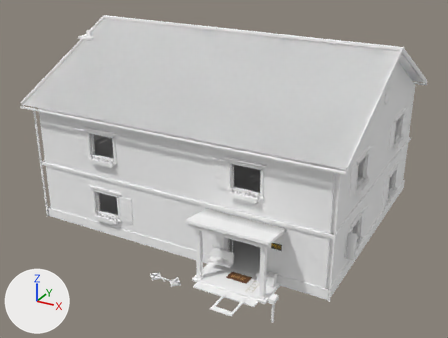
An edit to the glTF model assets/models/buildings/big_house_2.glb, drawn before and after from the same camera.
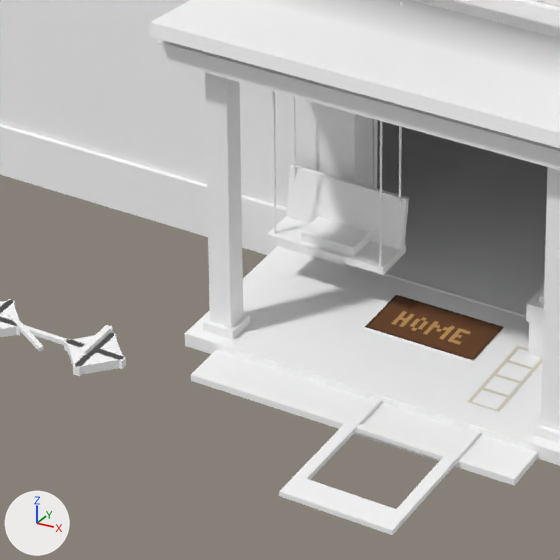
Each version appears first whole from a camera (50 mm lens) standing at (14.19, -26.98, 15.28) and looking at (0.37, -1.86, 2.72), and next in a close-up on the part from 35% to 59% of the width and 64% to 95% of the height. Lighting does not change. The marker at lower left points along +X, +Y and +Z. The older version's two pictures come first. Vertices at exactly the same position are counted once.

In view in the first close-up: 'big_house_2'.
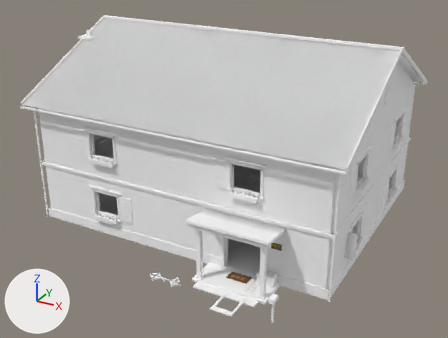
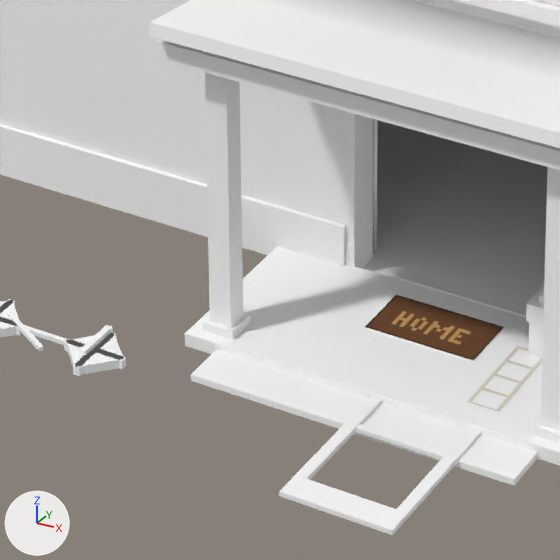
What changed in the scene script:
```text
Change me_big_house_2:
    used by ob_big_house_2; location = (0.0, 0.0, 0.0)
    remove me_big_house_2.from_pydata(...)  # 17108 vertices, 24240 faces; spans x -8.4..8.1, y -9.1..6.7, z -0.2..9.3
    add me_big_house_2.from_pydata(...)  # 17032 vertices, 24150 faces; spans x -8.4..8.1, y -9.1..6.7, z -0.2..9.3
    me_big_house_2 part 1: 6 loose pieces with 64 vertices, spanning x 2.2..3.3, y -6.7..-6.3, z 0.5..2.8, are deleted
    me_big_house_2 part 2
    12 vertices are removed from x 2.2..2.3, y -6.3, z 0.6..2.8
    18 faces are deleted
    1 vertex moves within x 2.3, y -6.3, z 2.1
    4 new faces join them, mat_kit_atlas
```

Where the change shows, as pixel boxes [x1, y1, x2, y2] in the close-ups (560 x 560 px):
part 1 of me_big_house_2, deleted
    before: [267, 2, 409, 275]
part 2 of me_big_house_2, cut back (mostly hidden)
    before: [293, 97, 296, 182]
